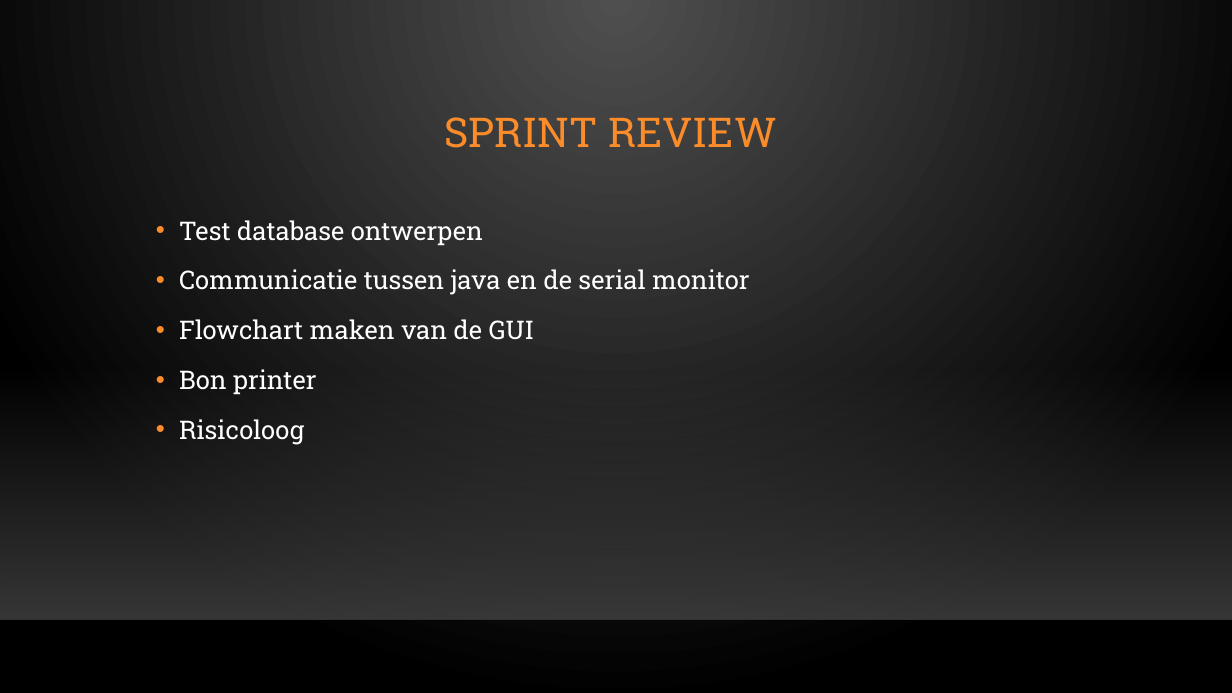
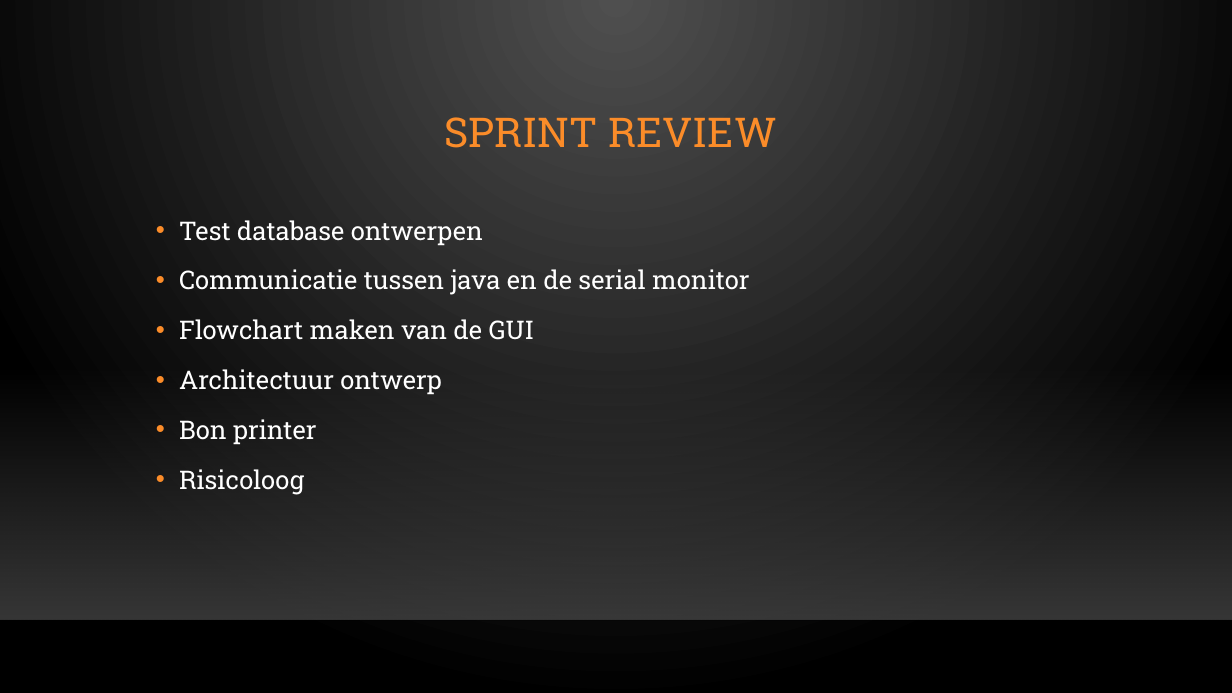
Before and after one commit to OG-netizen/Project-3-4, a slide deck: slide 2 of Sprint Planning/Scrum meeting 2.pptx. Drawn at 1232x693 pixels with LibreOffice and Linux fonts; fonts in the diff are those of the drawing; background and template pictures are left out. Boxes give left, top, right and bottom in pixels: in the first picture for what was removed or moved away, otherwise in the second. Text is boxed around its words. In the diff, an @@ line names an element or a change of style, - is before the commit and + after.

```diff
--- a/Sprint Planning/Scrum meeting 2.pptx
+++ b/Sprint Planning/Scrum meeting 2.pptx
@@ text at <box>179,369,441,395</box>: paragraph added @@
+• Architectuur ontwerp
```
Also in this commit, not shown: 1 slide added, 1 other file.
